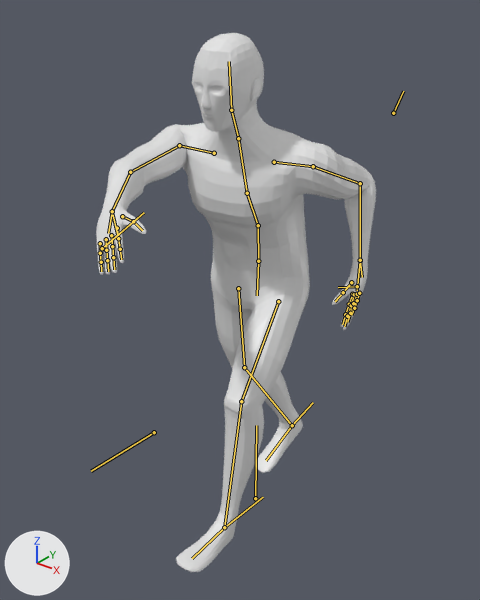
A saved change to the Blender file Assets/Models/Characters/warrior sword attack 2.blend.
Both versions are drawn from a 50 mm camera at (1.194, -1.589, 1.816) aimed at (0.05, -0.159, 0.93). Arrows for +X, +Y and +Z are at lower left; the lights stay in place. Both versions are drawn at frame 25 of the action 'ArmatureAction.001'; the numbers are the values there. The bones that bend it are drawn over the model as lines.
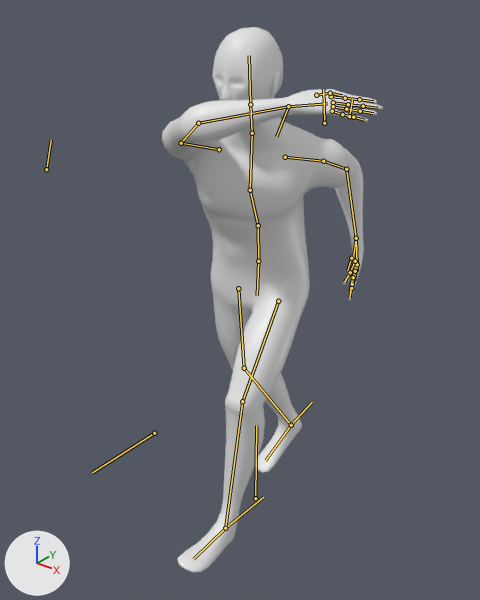
The change in detail:
Bone 'chest0' (bone_chest0) turns from (-30, 0, 0) to (-23, 0, 0) degrees about its own x, y and z.
Bone 'chest1' (bone_chest1) turns from (2, 10, 6) to (5, 26, 12) degrees about its own x, y and z.
Bone 'neck' (bone_neck) turns from (21, 0, 0) to (16, 1, -2) degrees about its own x, y and z.
Bone 'neck.001' (bone_neck_001) turns from (-1, -11, 0) to (0, -27, -3) degrees about its own x, y and z.
Bone 'arm.ik.l' (bone_arm_ik_l) moves from (-0.96, 0.651, -0.259) to (-1.023, 0.719, 0.037).
Bone 'shoulder.r' (bone_shoulder_r) turns from (-9, 4, 12) to (-17, 6, 15) degrees about its own x, y and z.
Bone 'arm.ik.r' (bone_arm_ik_r) moves from (0.893, -0.921, -1.434) to (1.661, -1.286, -0.995).
Bone 'arm.pole.r' (bone_arm_pole_r) moves from (-1.241, 0.44, -2.179) to (-0.899, -0.12, -2.323).

Changed parts and their boxes [x1, y1, x2, y2] in the pictures (480 x 600 px):
'Cube', posed (21% narrower): before [96, 33, 376, 572]; after [162, 27, 383, 573]
bone 'chest0', root to tip: before (258, 225) to (247, 193); after (258, 225) to (250, 190)
bone 'chest1', root to tip: before (247, 193) to (238, 138); after (250, 190) to (252, 133)
bone 'neck', root to tip: before (238, 138) to (231, 110); after (252, 133) to (250, 104)
bone 'neck.001', root to tip: before (231, 110) to (229, 61); after (250, 104) to (249, 55)
bone 'arm.ik.l', root to tip: before (360, 260) to (362, 277); after (356, 238) to (353, 256)
bone 'shoulder.r', root to tip: before (214, 153) to (179, 145); after (219, 149) to (181, 143)
bone 'arm.ik.r', root to tip: before (112, 211) to (117, 234); after (288, 106) to (276, 136)
